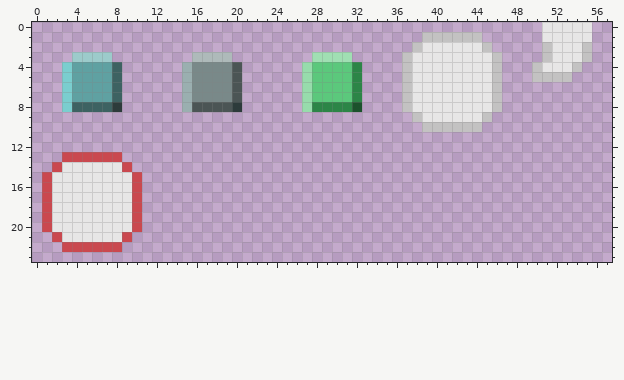
Pixel-art sprite: res/ui.png. The picture above was drawn from the file before the commit.
The file is 64x64 pixels. Colours within 5 levels of each other are drawn and written as one. Shown: x 0..57, y 0..23.
And afterwards:
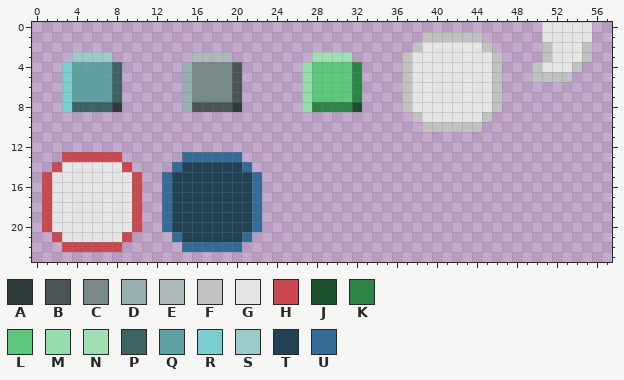
Palette (. is transparent): A #2d3b3b  B #4b5555  C #798989  D #9aafb0  E #aebaba  F #c3c2c2  G #e7e6e6  H #ca484f  J #1b522c  K #2c8547  L #5bc87c  M #97dcac  N #a0dfb3  P #3d6262  Q #5fa1a2  R #7acecf  S #9ccbcb  T #214255  U #346c95
Changes in this commit:
Colour T is added in row 14 at x 15 to 20; in rows 15 to 20 at x 14 to 21; in row 21 at x 15 to 20.
Colour U is added in row 13 at x 15 to 20; in row 14 at x 14 and 21; in rows 15 to 20 at x 13 and 22; in row 21 at x 14 and 21; in row 22 at x 15 to 20.
Boxes around the changes in both pictures, in picture pixels (x1, y1, x2, y2):
added: (162, 152, 262, 252)
